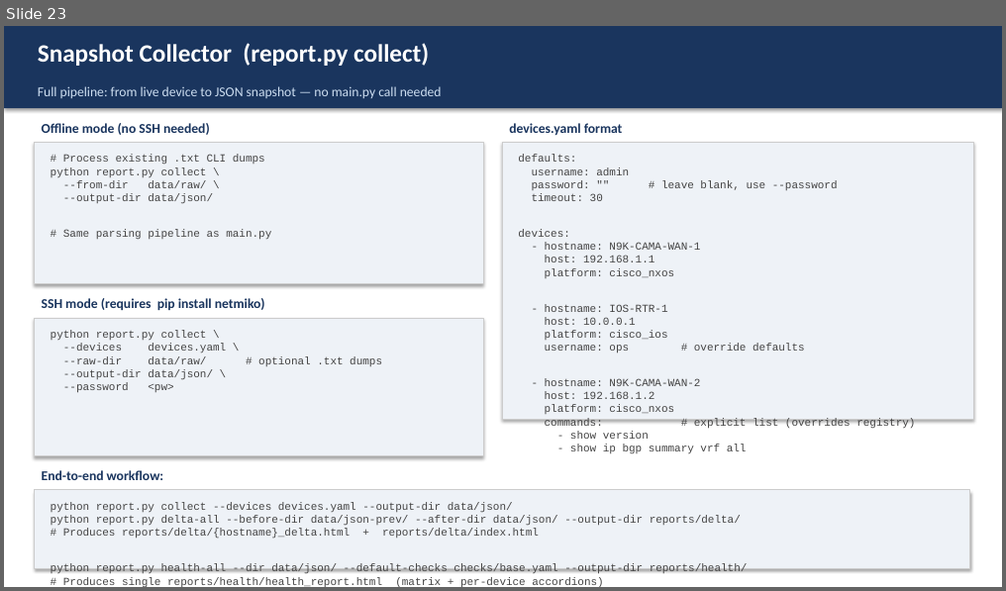
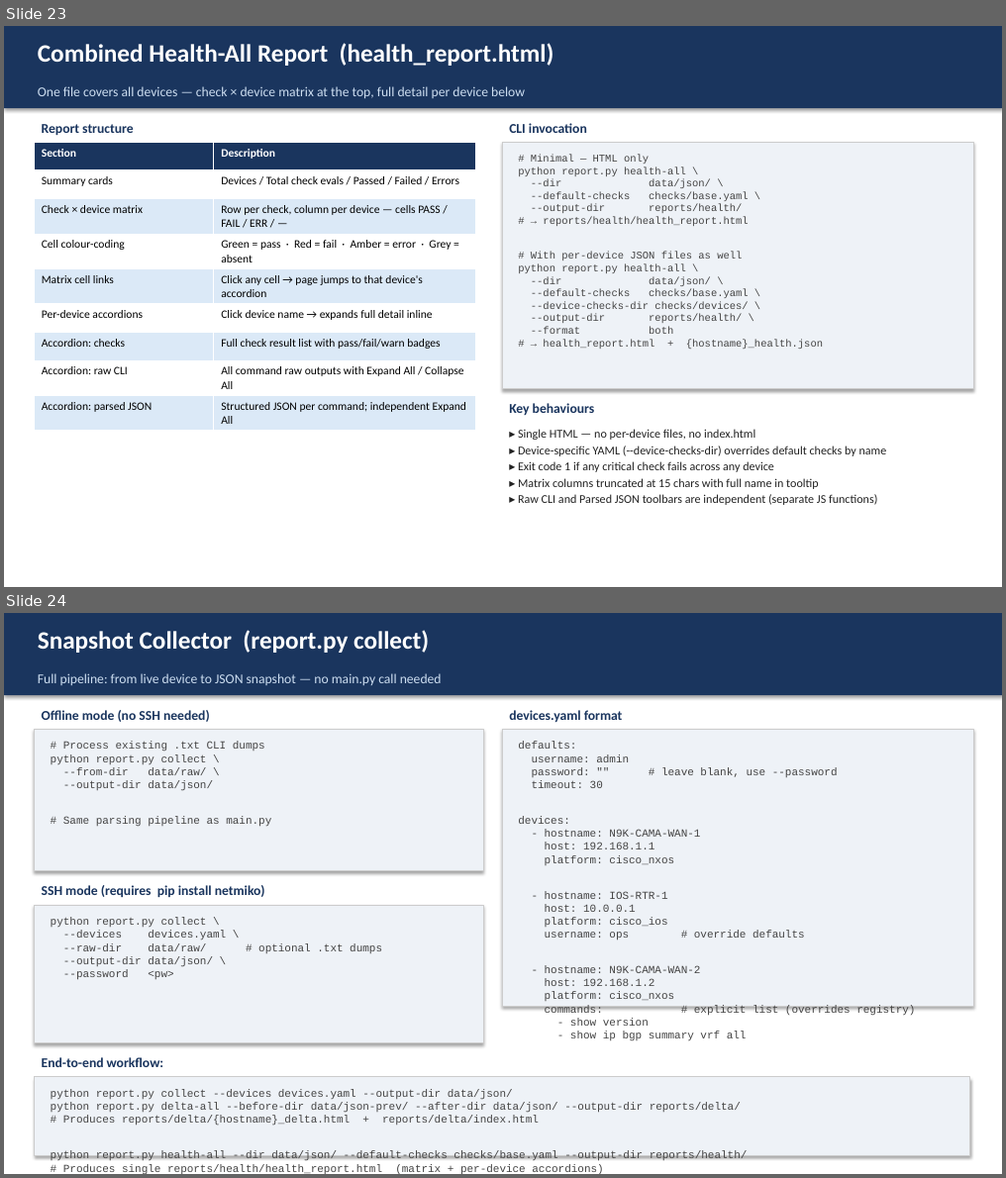
Before and after one commit to omi23484/checklist-project, a slide deck: network_cli_parser/PARSER_SOP.pptx. Shown one above the other, each under a label of ours: slide 23 before the commit, slides 23 and 24 after it. The pictures are 1006x591 and 1006x1178 pixels, drawn with LibreOffice and Linux fonts; fonts in the diff are those of the drawing. Boxes give left, top, right and bottom in pixels: in the first picture for what was removed or moved away, otherwise in the second. Text is boxed around its words. In the diff, an @@ line names an element or a change of style, - is before the commit and + after.

```diff
--- a/network_cli_parser/PARSER_SOP.pptx
+++ b/network_cli_parser/PARSER_SOP.pptx
@@ slide 23 added at (x1=4, y1=26, x2=1002, y2=587), background #FFFFFF @@
@@ rectangle added at (x1=4, y1=26, x2=1002, y2=108), fill #1A355E @@
@@ text added at (x1=38, y1=43, x2=554, y2=66), 24 pt, text #FFFFFF, bold @@
+Combined Health-All Report (health_report.html)
@@ text added at (x1=38, y1=86, x2=525, y2=98), 13 pt, text #CCDDF0 @@
+One file covers all devices — check × device matrix at the top, full detail per device below
@@ table added at (x1=34, y1=142, x2=475, y2=428), 9 rows, 2 columns @@
+Section | Description
+Summary cards | Devices / Total check evals / Passed / Failed / Errors
+Check × device matrix | Row per check, column per device — cells PASS / FAIL / ERR / —
+Cell colour-coding | Green = pass · Red = fail · Amber = error · Grey = absent
+Matrix cell links | Click any cell → page jumps to that device's accordion
+Per-device accordions | Click device name → expands full detail inline
+Accordion: checks | Full check result list with pass/fail/warn badges
+Accordion: raw CLI | All command raw outputs with Expand All / Collapse All
+Accordion: parsed JSON | Structured JSON per command; independent Expand All
@@ text added at (x1=42, y1=124, x2=133, y2=135), 13 pt, text #1A355E, bold @@
+Report structure
@@ rectangle added at (x1=502, y1=142, x2=973, y2=389), fill #EEF2F7, outline #CCCCCC 0.5 pt @@
@@ text added at (x1=509, y1=123, x2=587, y2=133), 13 pt, text #1A355E, bold @@
+CLI invocation
@@ text added at (x1=518, y1=155, x2=823, y2=349), 10 pt, text #444444 @@
+# Minimal — HTML only
+python report.py health-all \
+--dir data/json/ \
+--default-checks checks/base.yaml \
+--output-dir reports/health/
+# → reports/health/health_report.html
+# With per-device JSON files as well
+python report.py health-all \
+--dir data/json/ \
+--default-checks checks/base.yaml \
+--device-checks-dir checks/devices/ \
+--output-dir reports/health/ \
+--format both
+# → health_report.html + {hostname}_health.json
@@ text added at (x1=509, y1=403, x2=595, y2=415), 13 pt, text #1A355E, bold @@
+Key behaviours
@@ text added at (x1=518, y1=429, x2=887, y2=505), 11.5 pt, text #222222 @@
+▸ Single HTML — no per-device files, no index.html
+▸ Device-specific YAML (--device-checks-dir) overrides default checks by name
+▸ Exit code 1 if any critical check fails across any device
+▸ Matrix columns truncated at 15 chars with full name in tooltip
+▸ Raw CLI and Parsed JSON toolbars are independent (separate JS functions)
@@ what was slide 23 is now slide 24 @@
```
Also in this commit, not shown: 1 slide changed, 1 other file.
